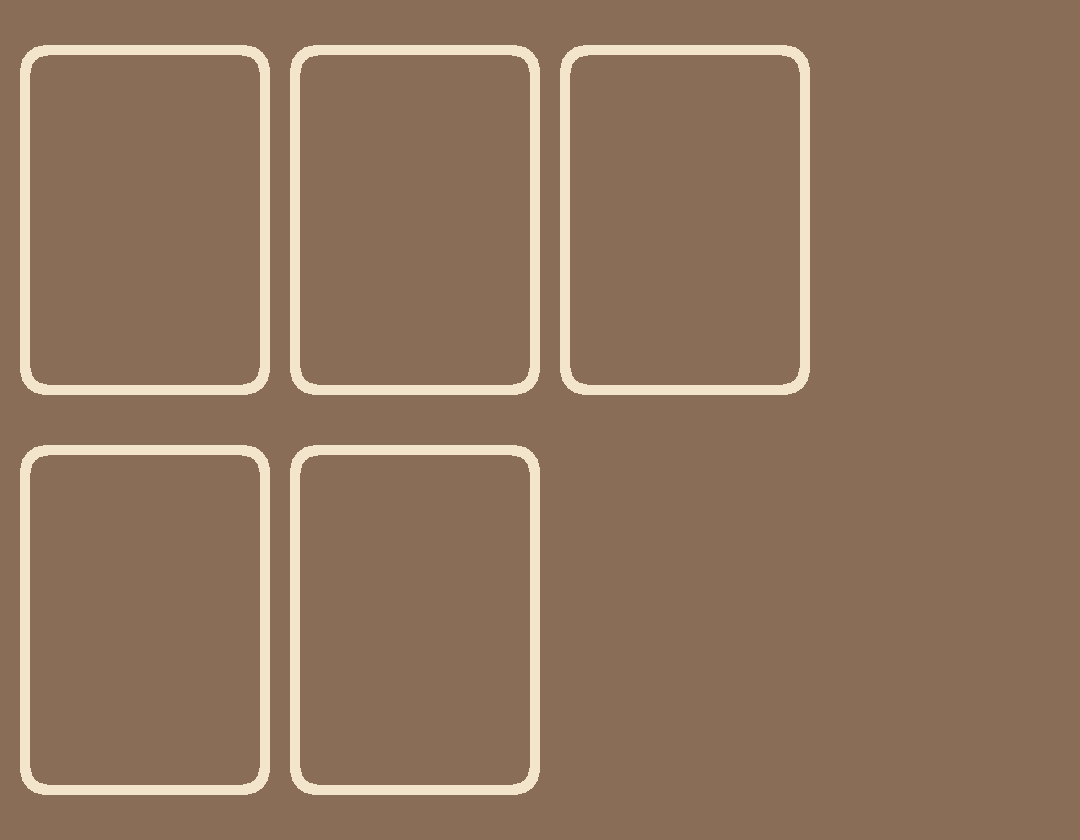
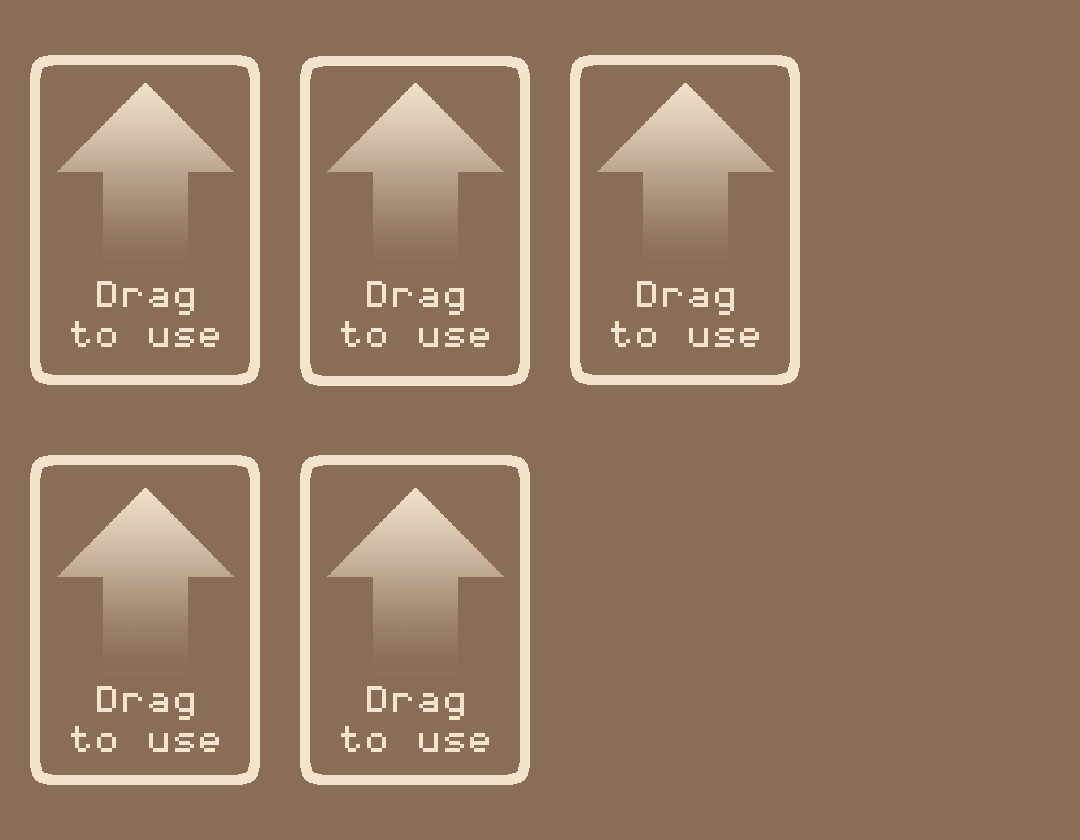
Two versions of the same layered image (w=1080, h=840). Layer-by-layer changes:
painted on "Card 1" over [20, 45, 270, 395]
added group "Group 1" with 2 layers above "Card 2" over [57, 83, 234, 347]
added layer "Arrow" (1st of 5, in "Group 1") in group "Group 1" over [57, 83, 234, 256]
added layer "Drag to use" (1st of 5, in "Group 1") in group "Group 1" over [71, 281, 219, 347]
painted on "Card 2" over [20, 56, 530, 795]
added group "Group 2" with 2 layers above "Card 3" over [327, 83, 504, 347]
added layer "Arrow" (2nd of 5, in "Group 2") in group "Group 2" over [327, 83, 504, 256]
added layer "Drag to use" (2nd of 5, in "Group 2") in group "Group 2" over [341, 281, 489, 347]
painted on "Card 3" over [290, 45, 800, 395]
added group "Group 3" with 2 layers above "Card 4" over [597, 83, 774, 347]
added layer "Arrow" (3rd of 5, in "Group 3") in group "Group 3" over [597, 83, 774, 256]
added layer "Drag to use" (3rd of 5, in "Group 3") in group "Group 3" over [611, 281, 759, 347]
painted on "Card 4" over [30, 445, 540, 795]
added group "Group 4" with 2 layers above "Card 5" over [57, 488, 234, 752]
added layer "Arrow" (4th of 5, in "Group 4") in group "Group 4" over [57, 488, 234, 661]
added layer "Drag to use" (4th of 5, in "Group 4") in group "Group 4" over [71, 686, 219, 752]
painted on "Card 5" over [300, 45, 810, 785]
added group "Group 5" with 2 layers above "BG" over [327, 488, 504, 752]
added layer "Arrow" (5th of 5, in "Group 5") in group "Group 5" over [327, 488, 504, 661]
added layer "Drag to use" (5th of 5, in "Group 5") in group "Group 5" over [341, 686, 489, 752]
